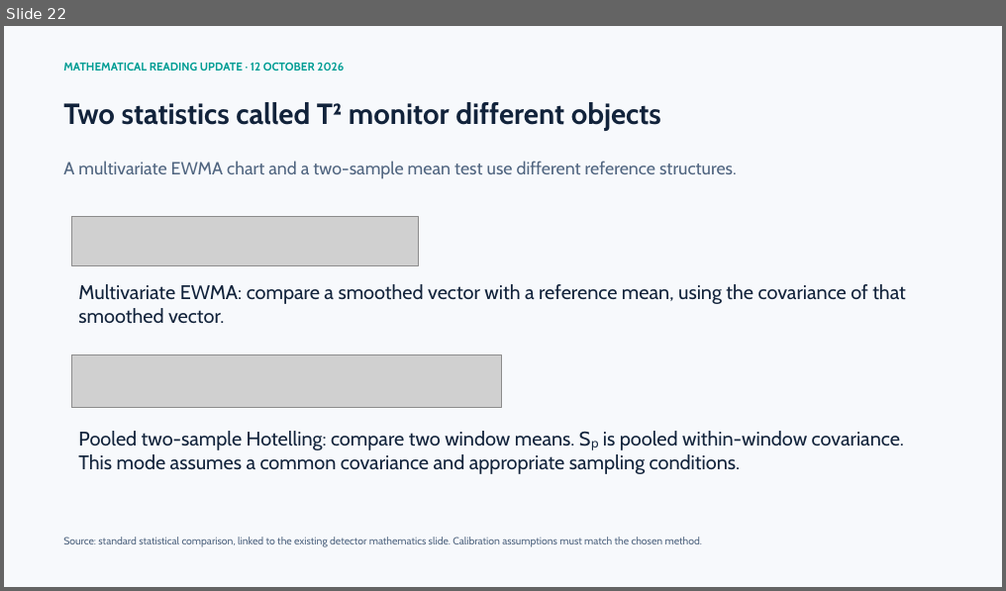
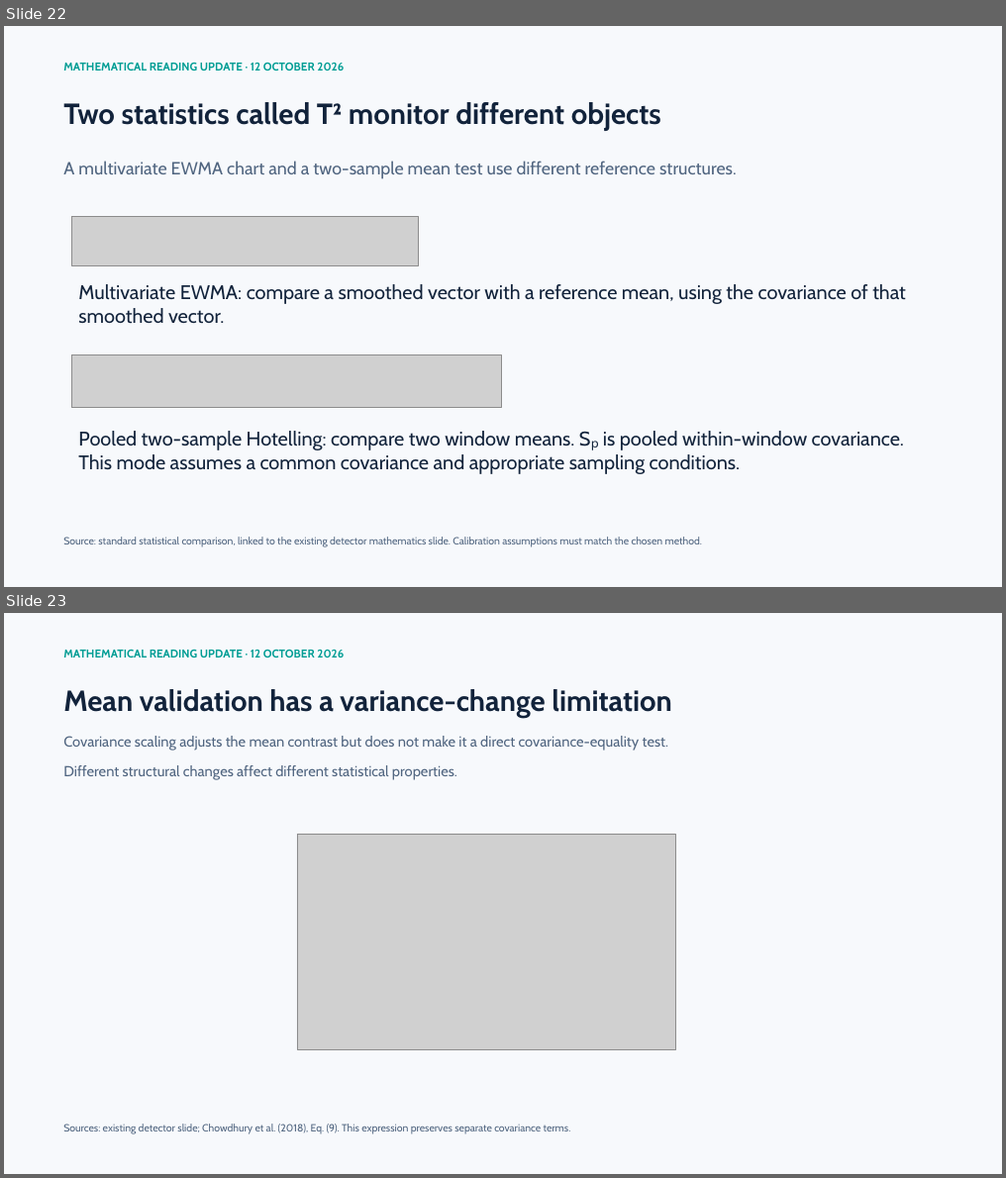
Before and after one commit to hlin863/ewma_covariate_shift_demo, a slide deck: presentations/EWMA_Covariate_Shift_Progress_Review_Haocheng_Lin.pptx. Shown one above the other, each under a label of ours: slide 22 before the commit, slides 22 and 23 after it. The pictures are 1006x591 and 1006x1178 pixels, drawn with LibreOffice and Linux fonts; fonts in the diff are those of the drawing; grey boxes stand for pictures. Boxes give left, top, right and bottom in pixels: in the first picture for what was removed or moved away, otherwise in the second. Text is boxed around its words. In the diff, an @@ line names an element or a change of style, - is before the commit and + after.

```diff
--- a/presentations/EWMA_Covariate_Shift_Progress_Review_Haocheng_Lin.pptx
+++ b/presentations/EWMA_Covariate_Shift_Progress_Review_Haocheng_Lin.pptx
@@ slide 23 added at [4,613,1002,1174], background #F7F9FC @@
@@ text added at [63,649,344,658], 11 pt, text #009D94, bold @@
+MATHEMATICAL READING UPDATE · 12 OCTOBER 2026
@@ text added at [63,689,672,718], 28 pt, text #12233B, bold @@
+Mean validation has a variance-change limitation
@@ text added at [63,736,668,780], 14 pt, text #506580 @@
+Covariance scaling adjusts the mean contrast but does not make it a direct covariance-equality test.
+Different structural changes affect different statistical properties.
@@ picture added at [297,834,675,1051] @@
@@ text added at [63,1124,571,1135], 10 pt, text #506580 @@
+Sources: existing detector slide; Chowdhury et al. (2018), Eq. (9). This expression preserves separate covariance terms.
```
Also in this commit, not shown: 1 slide changed.
